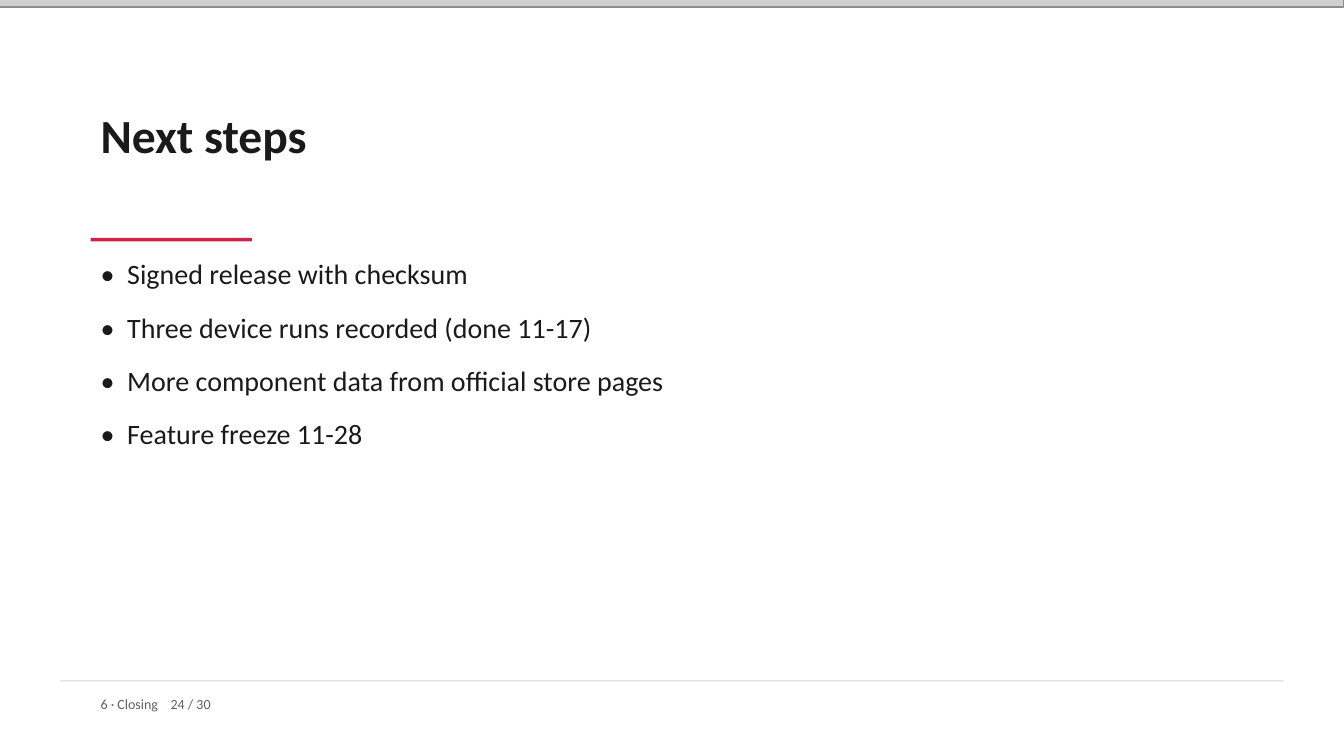
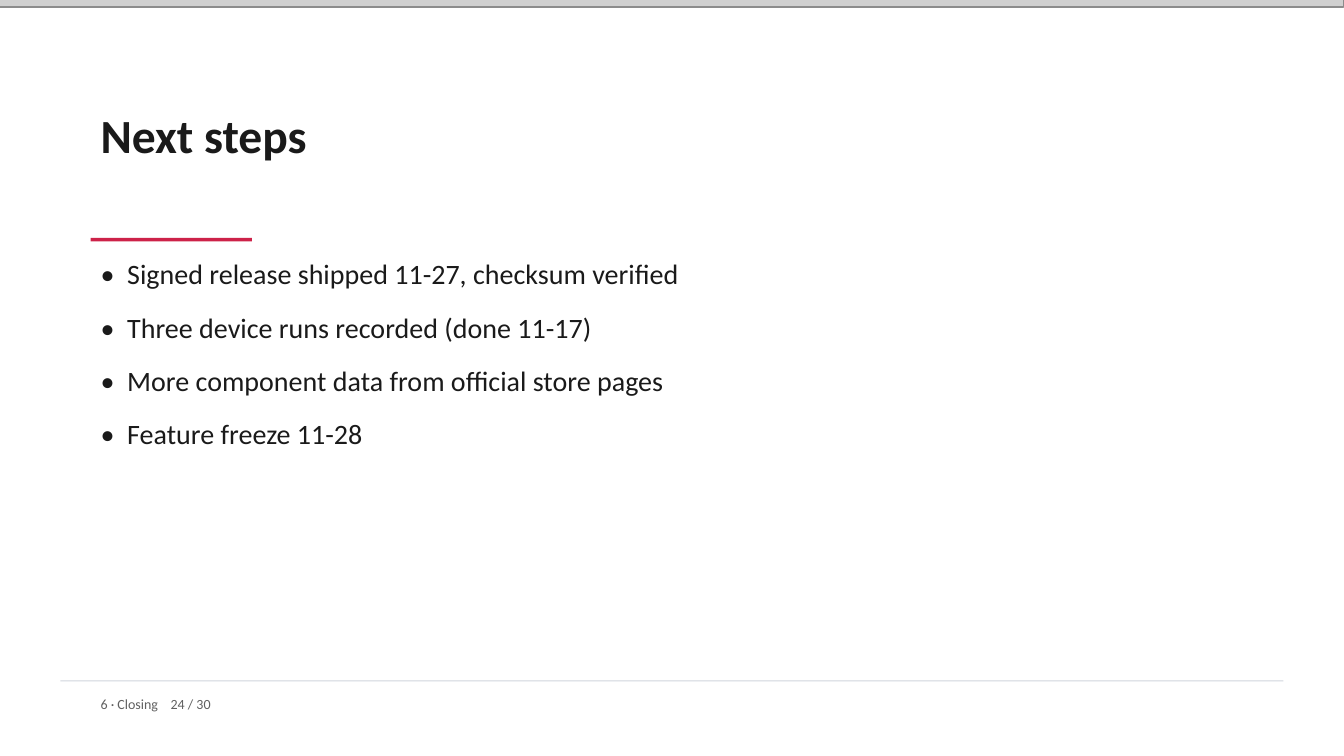
Before and after one commit to pc-buildmate/pcbuildmate, a slide deck: slide 24 of materials/source/Defense_Deck.pptx. Drawn at 1344x756 pixels with LibreOffice and Linux fonts; fonts in the diff are those of the drawing; grey boxes stand for pictures. Boxes give left, top, right and bottom in pixels: in the first picture for what was removed or moved away, otherwise in the second. Text is boxed around its words. In the diff, an @@ line names an element or a change of style, - is before the commit and + after.

Commit message:
docs(materials): release shipped, four device runs, 12/08 date (#214)

```diff
--- a/materials/source/Defense_Deck.pptx
+++ b/materials/source/Defense_Deck.pptx
@@ text at (127,264,678,289): text changed @@
-• Signed release with checksum
+• Signed release shipped 11-27, checksum verified
```
Also in this commit, not shown: 4 other files.
